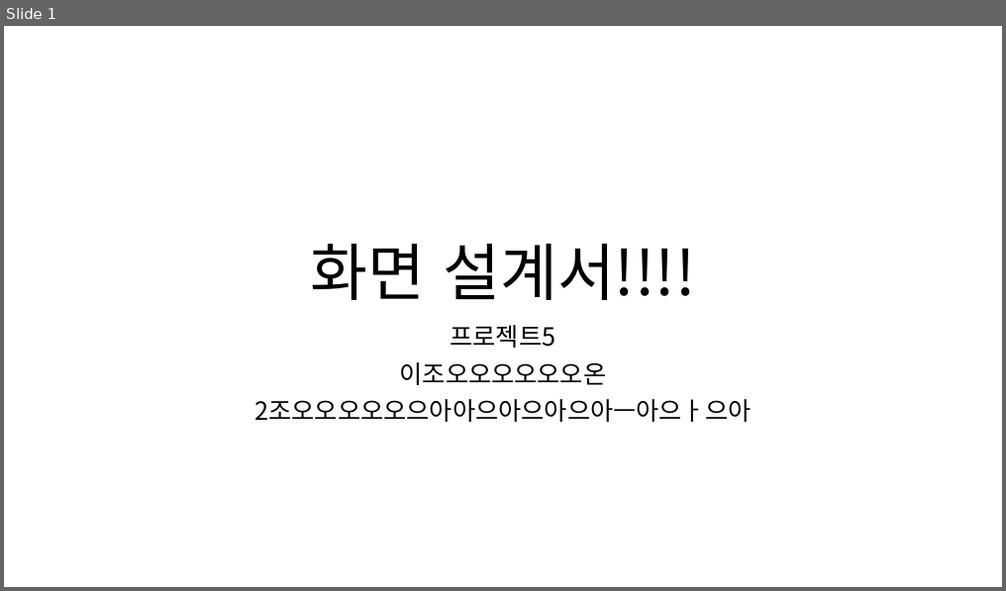
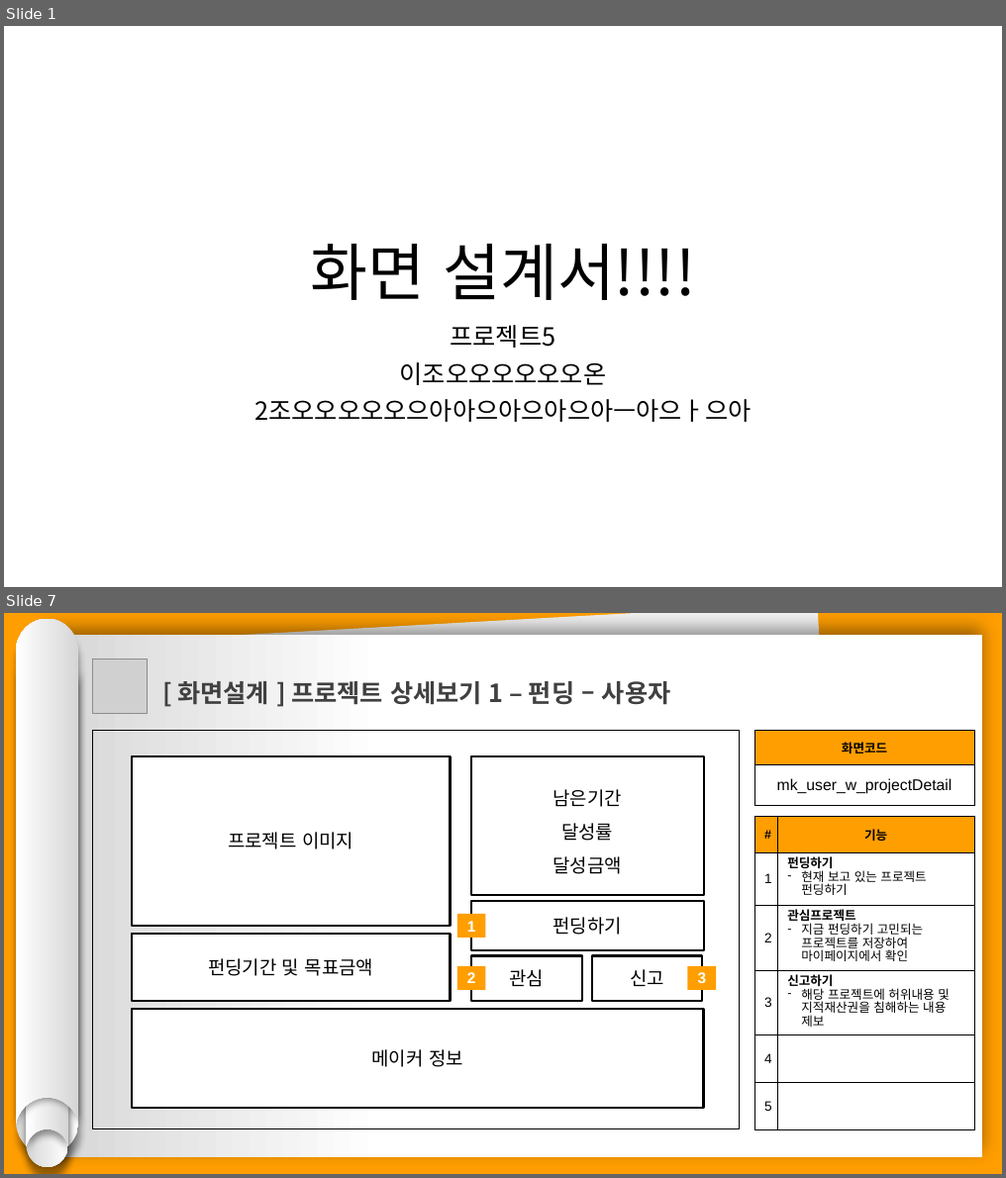
Before and after one commit to hhsw07/ezen-academy-projects, a slide deck: 0 발표용 파워포인트/0608 5차발표/0608 project06 - 파워포인트 - 민기.pptx. Shown one above the other, each under a label of ours: slide 1 before the commit, slides 1 and 7 after it; the slides between them are not shown. The pictures are 1006x591 and 1006x1178 pixels, drawn with LibreOffice and Linux fonts; fonts in the diff are those of the drawing; grey boxes stand for pictures. Boxes give left, top, right and bottom in pixels: in the first picture for what was removed or moved away, otherwise in the second. Text is boxed around its words. In the diff, an @@ line names an element or a change of style, - is before the commit and + after.

```diff
--- a/0 발표용 파워포인트/0608 5차발표/0608 project06 - 파워포인트 - 민기.pptx
+++ b/0 발표용 파워포인트/0608 5차발표/0608 project06 - 파워포인트 - 민기.pptx
@@ slide 7 added at (x1=4, y1=613, x2=1002, y2=1174), background #FF9E00 @@
@@ group added at (x1=16, y1=619, x2=79, y2=1167): 4 freeform shapes @@
@@ rectangle added at (x1=48, y1=635, x2=983, y2=1158), fill gradient #FFFFFF to #D7D7D7 @@
@@ rectangle added at (x1=58, y1=613, x2=846, y2=1154), fill #F2F2F2 @@
@@ picture added at (x1=92, y1=659, x2=147, y2=713) @@
@@ text added at (x1=177, y1=681, x2=671, y2=705), 24 pt, text #404040, bold @@
+[ 화면설계 ] 프로젝트 상세보기 1 – 펀딩 – 사용자
@@ rectangle added at (x1=92, y1=731, x2=739, y2=1130), outline #000000 0.75 pt @@
@@ table added at (x1=754, y1=731, x2=975, y2=805), 2 rows, 1 columns @@
+화면코드
+mk_user_w_projectDetail
@@ rectangle added at (x1=132, y1=756, x2=450, y2=925), fill #FFFFFF, outline #000000 2 pt, 18 pt, text #000000 @@
+프로젝트 이미지
@@ rectangle added at (x1=471, y1=756, x2=704, y2=895), fill #FFFFFF, outline #000000 2 pt, 18 pt, text #000000 @@
+남은기간
+달성률
+달성금액
@@ table added at (x1=754, y1=816, x2=975, y2=1131), 6 rows, 2 columns @@
+# | 기능
+1 | 펀딩하기 / 현재 보고 있는 프로젝트 펀딩하기
+2 | 관심프로젝트 / 지금 펀딩하기 고민되는 프로젝트를 저장하여 마이페이지에서 확인
+3 | 신고하기 / 해당 프로젝트에 허위내용 및 지적재산권을 침해하는 내용 제보
+4 | 
+5 | 
@@ rectangle added at (x1=471, y1=901, x2=704, y2=951), fill #FFFFFF, outline #000000 2 pt, 18 pt, text #000000 @@
+펀딩하기
@@ rectangle added at (x1=132, y1=934, x2=450, y2=1001), fill #FFFFFF, outline #000000 2 pt, 18 pt, text #000000 @@
+펀딩기간 및 목표금액
@@ rectangle added at (x1=457, y1=914, x2=486, y2=938), fill #FF9E00, 14.7 pt, text #FFFFFF, bold @@
+1
@@ rectangle added at (x1=457, y1=966, x2=486, y2=990), fill #FF9E00, 14.7 pt, text #FFFFFF, bold @@
+2
@@ rectangle added at (x1=471, y1=956, x2=582, y2=1001), fill #FFFFFF, outline #000000 2 pt, 18 pt, text #000000 @@
+관심
@@ rectangle added at (x1=592, y1=956, x2=702, y2=1001), fill #FFFFFF, outline #000000 2 pt, 18 pt, text #000000 @@
+신고
@@ rectangle added at (x1=687, y1=966, x2=716, y2=990), fill #FF9E00, 14.7 pt, text #FFFFFF, bold @@
+3
@@ rectangle added at (x1=132, y1=1009, x2=703, y2=1109), fill #FFFFFF, outline #000000 2 pt, 18 pt, text #000000 @@
+메이커 정보
```
Also in this commit, not shown: 18 other slides added, 7 other files.
